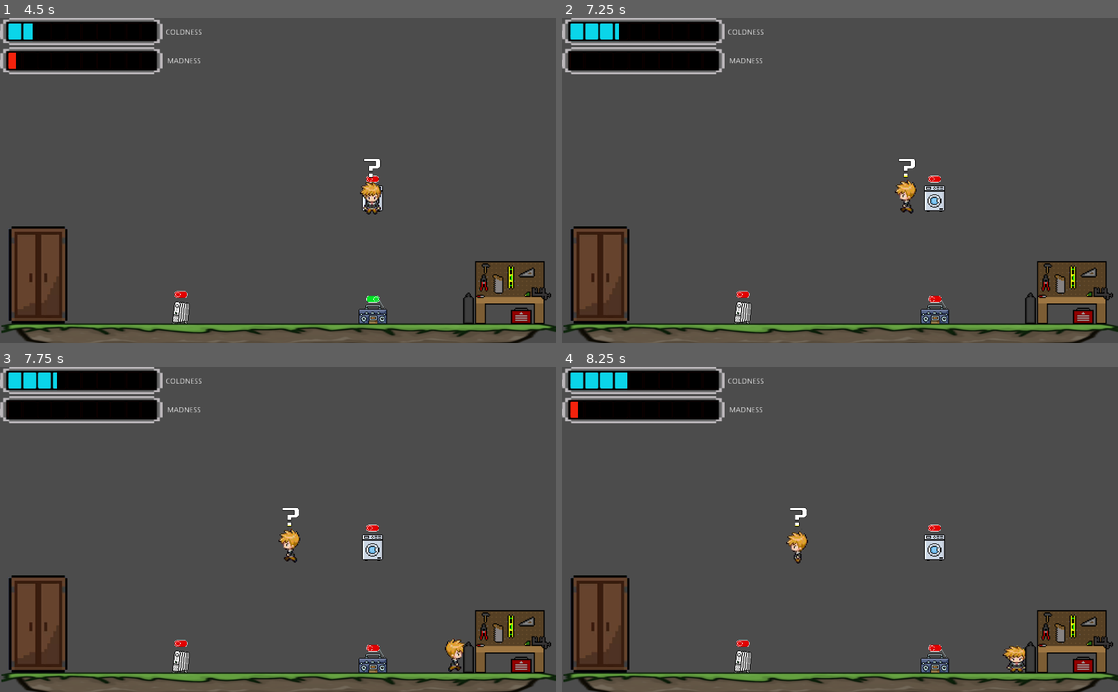
Above: before the commit, frames 1-4 (two rows, left to right).
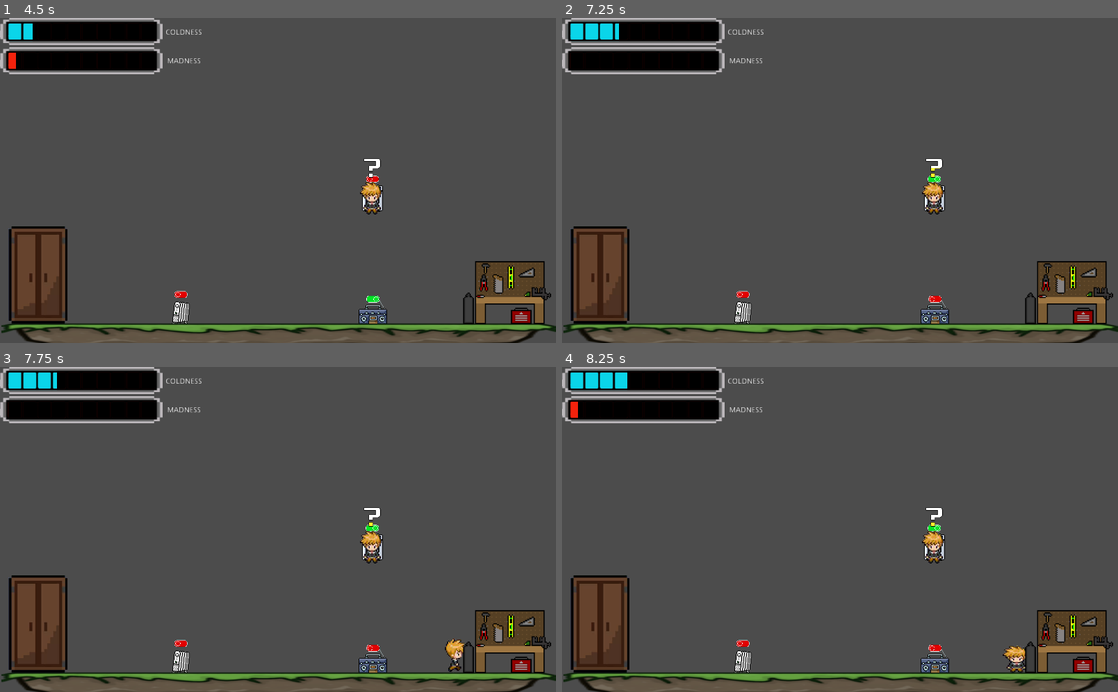
Above: after the commit, the same moments.

Repository: Gaspary23/Sombras_da_Familia
Game: Godot game, scene res://Game/Game.tscn
Two runs of this game, one before a commit and one after it. Both use one fixed random seed, a clock stepped at 60 frames per second and the inputs below.
Inputs:
- Up to frame 1 (4.5 s): tap Enter at 0.5 s; hold Right (right) 0.53-1.28 s; tap E (interact) every 0.75 s from 0.6 to 4.35 s; hold Down (down) 1.28-2.03 s; hold Right (right) 2.03-3.53 s; hold Left (left) from 3.53 s (still down); tap Space at 4.25 s
- Up to frame 2 (7.25 s): release Left (left) at 5.03 s; hold Down (down) 5.03-5.78 s; tap E (interact) at 5.1, 5.85, 6.6 s; tap Enter at 5.75 s; hold Right (right) from 5.78 s (still down); tap Space at 6.5 s
- Up to frame 3 (7.75 s): keep holding Right (right); tap E (interact) at 7.35 s
- Up to frame 4 (8.25 s): release Right (right) at 8.03 s; hold Down (down) from 8.03 s (still down); tap E (interact) at 8.1 s

Frame 1 is identical in both runs. In frame 2, 0.7% of the frame differs, in the area x 59-69%, y 43-61%; in frame 3, 0.7%; in frame 4, 0.7%.

Commit message:
feat: suspicion and checking meters

Diff:
--- a/Game/Game.gd
+++ b/Game/Game.gd
@@ -4,7 +4,7 @@
 onready var game_over_sound = $gameOverSound
 onready var hud = $HUD
 # NPC's
-onready var mother = $Level/NPC
+onready var mother = $Level/Mother
 # Items
 onready var radio = $Level/Scenery/Radio
 onready var washing_machine = $Level/Scenery/Washing_Machine
@@ -32,10 +32,10 @@
 
 
 func check_suspicion():
-	if(mother.is_working() and not washing_machine.is_using):
-		mother.suspicion_level.value += 0.1
-	else:
-		mother.suspicion_level.value -= 0.1
+	if (mother.is_working() and not washing_machine.is_using):
+		mother.suspicion_level.value += 0.5
+	elif (not mother.is_checking()):
+		mother.suspicion_level.value -= 0.5
 
 
 func increase_difficulty():
--- a/Game/Game.tscn
+++ b/Game/Game.tscn
@@ -14,9 +14,6 @@
 script = ExtResource( 5 )
 
 [node name="Level" parent="." instance=ExtResource( 1 )]
-
-[node name="Player" parent="Level" index="0"]
-collision_mask = 1
 
 [node name="HUD" type="CanvasLayer" parent="." groups=["HUD"]]
 script = ExtResource( 4 )
--- a/Levels/Level.tscn
+++ b/Levels/Level.tscn
@@ -1,6 +1,6 @@
 [gd_scene load_steps=10 format=2]
 
-[ext_resource path="res://NPC/NPC.tscn" type="PackedScene" id=1]
+[ext_resource path="res://NPC/Mother.tscn" type="PackedScene" id=1]
 [ext_resource path="res://Items/WorkBench.tscn" type="PackedScene" id=6]
 [ext_resource path="res://Items/Wardrobe.tscn" type="PackedScene" id=7]
 [ext_resource path="res://Items/Washing_Machine.tscn" type="PackedScene" id=8]
@@ -17,7 +17,7 @@
 [node name="Player" parent="." instance=ExtResource( 9 )]
 position = Vector2( 537, 565 )
 
-[node name="NPC" parent="." instance=ExtResource( 1 )]
+[node name="Mother" parent="." instance=ExtResource( 1 )]
 position = Vector2( 225, 331 )
 
 [node name="Scenery" type="Node" parent="."]
@@ -55,6 +55,5 @@
 [node name="WorkBench" parent="Scenery" instance=ExtResource( 6 )]
 position = Vector2( 933, 504 )
 
-[connection signal="input_event" from="Player" to="Player" method="_on_Player_input_event"]
 [connection signal="body_entered" from="Scenery/Heater" to="Scenery/Heater" method="_on_Heater_body_entered"]
 [connection signal="body_exited" from="Scenery/Heater" to="Scenery/Heater" method="_on_Heater_body_exited"]
--- a/NPC/NPC.gd
+++ b/NPC/Mother.gd
@@ -9,6 +9,7 @@
 onready var obj_pos: Vector2
 onready var target_pos: Vector2
 onready var suspicion_level = $Suspicion_Level
+onready var checking_level = $Checking_Level
 
 var current_state = State.waiting
 var standBy = false
@@ -21,14 +22,15 @@
 	state_machine()
 	update_suspicion()
 
-	#if (suspicion_level > 30):
-	#	current_state = State.checking
-
 
 func state_machine():
 	match current_state:
 		State.checking: # Look for player
-			print("DIE")
+			checking_level.value -= 0.5
+
+			if (checking_level.value == 0):
+				current_state = State.working
+				# return to some pos
 
 		State.waiting: # Remain idle
 			yield(timer, "timeout")
@@ -53,22 +55,39 @@
 			motion = move_and_slide(motion, Vector2.UP)
 
 		State.working: # Do work
-			yield(timer, "timeout")
 			standBy = true
-			target_pos = initial_pos
-			current_state = State.walking
+
+			if (suspicion_level.value == 100):
+				checking_level.value = 100
+				current_state = State.checking
+			#target_pos = initial_pos
+			#current_state = State.walking
 			timer.set_wait_time(1) # for wait
 
 
 func update_suspicion():
-	if (suspicion_level.value == 0 ):
+	if (current_state == State.checking):
 		suspicion_level.hide()
-	else:
-		suspicion_level.show()
+		if (checking_level.value == 0):
+			checking_level.hide()
+		else:
+			checking_level.show()
+	else: # Any other state
+		checking_level.hide()
+		if (suspicion_level.value == 0):
+			suspicion_level.hide()
+		else:
+			suspicion_level.show()
+
+	# Animation feedback when changing bars
+	if (checking_level.value == 100 and suspicion_level.value == 100):
+		squash_and_stretch()
 
 
-func is_working():
-	return current_state == State.working
+func squash_and_stretch():
+	tween = create_tween()
+	tween.tween_property(sprite, "scale", Vector2(1.25,1.25), 0.3)
+	tween.tween_property(sprite, "scale", Vector2(1,1), 0.3)
 
 
 func is_close_to_target():
@@ -86,19 +105,19 @@
 		sprite.play("front")
 
 
-func squash_and_stretch():
-	tween = create_tween()
-	tween.tween_property(sprite, "scale", Vector2(1.25,0.75), 0.1)
-	tween.tween_property(sprite, "scale", Vector2(1,1), 0.1)
-
-
 func set_obj_pos(pos: Vector2):
 	obj_pos = pos
 
 
-func _on_timer_timeout() -> void:
-	queue_free()
+func is_working():
+	return current_state == State.working
+
+
+func is_checking():
+	return current_state == State.checking
+
 
 func _ready():
+	checking_level.value = 0
 	self.add_child(timer)
 	timer.start()
--- a/NPC/NPC.tscn
+++ b/NPC/Mother.tscn
@@ -1,10 +1,11 @@
-[gd_scene load_steps=17 format=2]
+[gd_scene load_steps=18 format=2]
 
-[ext_resource path="res://NPC/NPC.gd" type="Script" id=1]
+[ext_resource path="res://NPC/Mother.gd" type="Script" id=1]
 [ext_resource path="res://Player/char.png" type="Texture" id=2]
-[ext_resource path="res://NPC/Progress.png" type="Texture" id=3]
-[ext_resource path="res://NPC/Under.png" type="Texture" id=4]
-[ext_resource path="res://NPC/Over.png" type="Texture" id=5]
+[ext_resource path="res://NPC/White_Sus.png" type="Texture" id=3]
+[ext_resource path="res://NPC/Black_Sus.png" type="Texture" id=4]
+[ext_resource path="res://NPC/Yellow_Sus.png" type="Texture" id=5]
+[ext_resource path="res://NPC/Red_Sus.png" type="Texture" id=6]
 
 [sub_resource type="AtlasTexture" id=7]
 flags = 4
@@ -72,7 +73,7 @@
 [sub_resource type="RectangleShape2D" id=6]
 extents = Vector2( 18.5, 28.5 )
 
-[node name="NPC" type="KinematicBody2D"]
+[node name="Mother" type="KinematicBody2D"]
 position = Vector2( 0, -32 )
 script = ExtResource( 1 )
 
@@ -92,7 +93,20 @@
 margin_bottom = -25.0
 rect_scale = Vector2( 0.75, 0.75 )
 step = 0.01
-texture_under = ExtResource( 4 )
-texture_over = ExtResource( 5 )
-texture_progress = ExtResource( 3 )
+texture_under = ExtResource( 3 )
+texture_over = ExtResource( 4 )
+texture_progress = ExtResource( 5 )
 fill_mode = 3
+
+[node name="Checking_Level" type="TextureProgress" parent="."]
+margin_left = -17.0
+margin_top = -72.0
+margin_right = 27.0
+margin_bottom = -25.0
+rect_scale = Vector2( 0.75, 0.75 )
+step = 0.01
+value = 100.0
+texture_under = ExtResource( 5 )
+texture_over = ExtResource( 4 )
+texture_progress = ExtResource( 6 )
+fill_mode = 3
--- a/project.godot
+++ b/project.godot
@@ -10,7 +10,7 @@
 
 [application]
 
-config/name="MyGame20231"
+config/name="Sombras da Família"
 run/main_scene="res://Game/Game.tscn"
 config/icon="res://icon.png"
 
Renamed: NPC/Over.png -> NPC/Black_Sus.png
Not shown, added: NPC/Black_Sus.png.import
Binary file added: NPC/Red_Sus.png
Not shown, added: NPC/Red_Sus.png.import
Renamed: NPC/Under.png -> NPC/White_Sus.png
Not shown, added: NPC/White_Sus.png.import
Renamed: NPC/Progress.png -> NPC/Yellow_Sus.png
Not shown, added: NPC/Yellow_Sus.png.import
